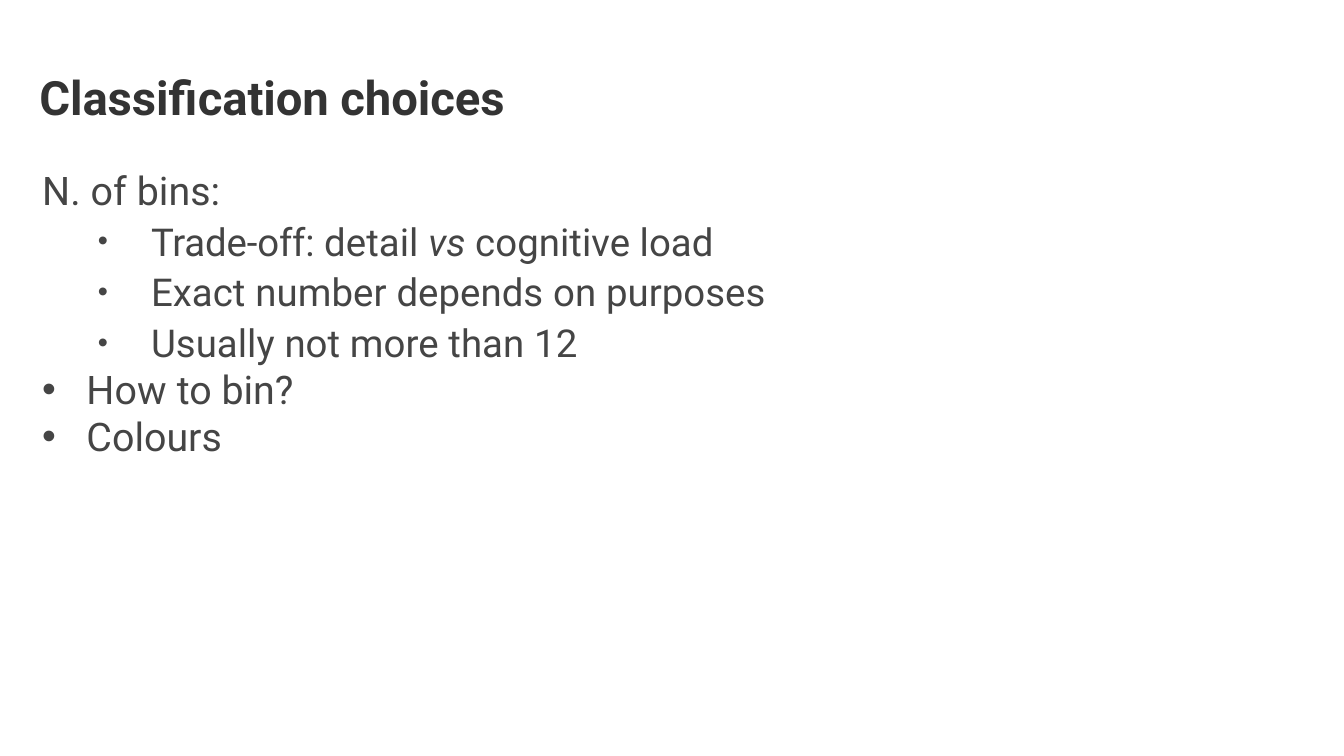
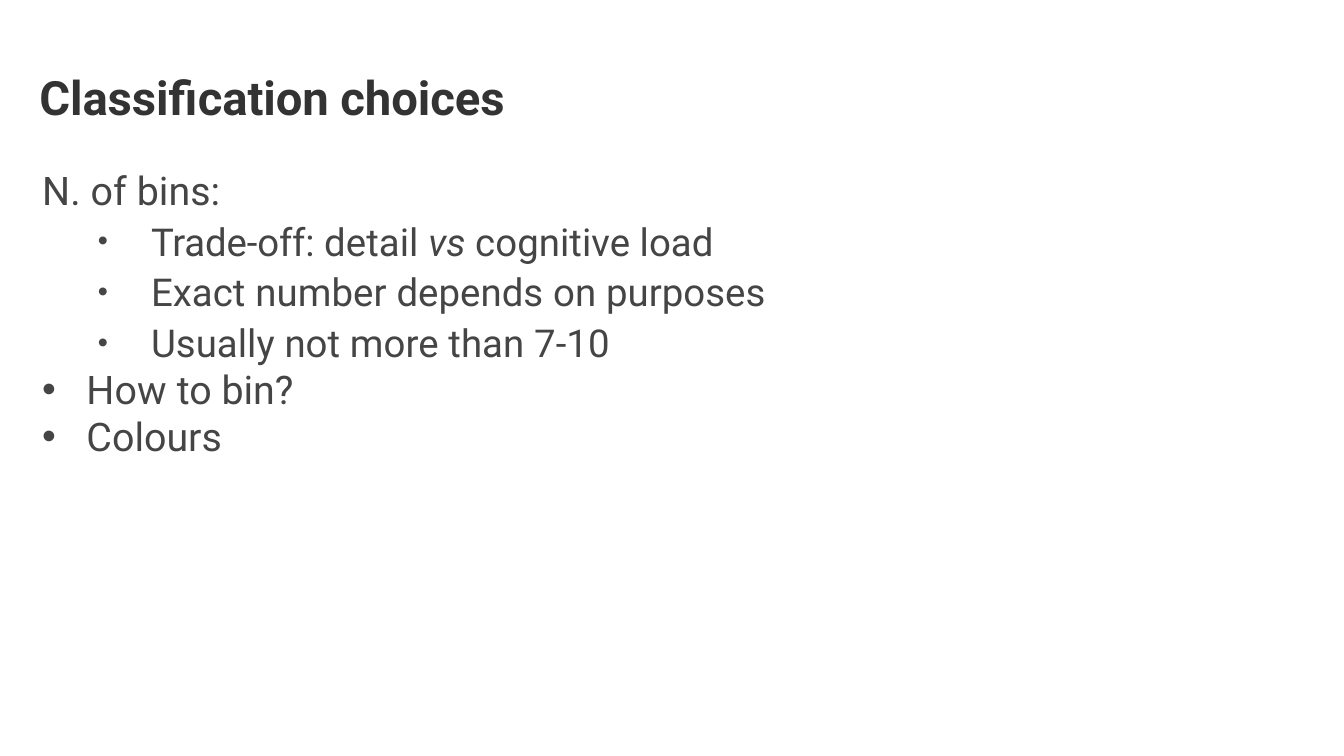
Before and after one commit to GDSL-UL/wma, a slide deck: slide 22 of lectures/w02_staticMaps.pptx. Drawn at 1344x756 pixels with LibreOffice and Linux fonts; fonts in the diff are those of the drawing. Boxes give left, top, right and bottom in pixels: in the first picture for what was removed or moved away, otherwise in the second. Text is boxed around its words. In the diff, an @@ line names an element or a change of style, - is before the commit and + after.

```diff
--- a/lectures/w02_staticMaps.pptx
+++ b/lectures/w02_staticMaps.pptx
@@ text at <box>151,328,610,365</box>: text changed @@
-          • Usually not more than 12
+          • Usually not more than 7-10
```
Also in this commit, not shown: 6 other slides changed.
